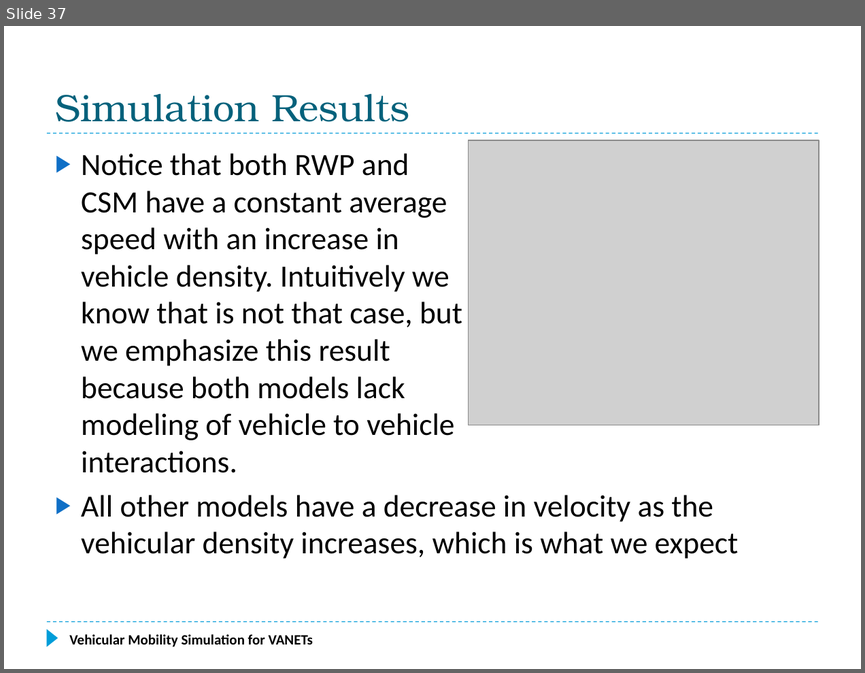
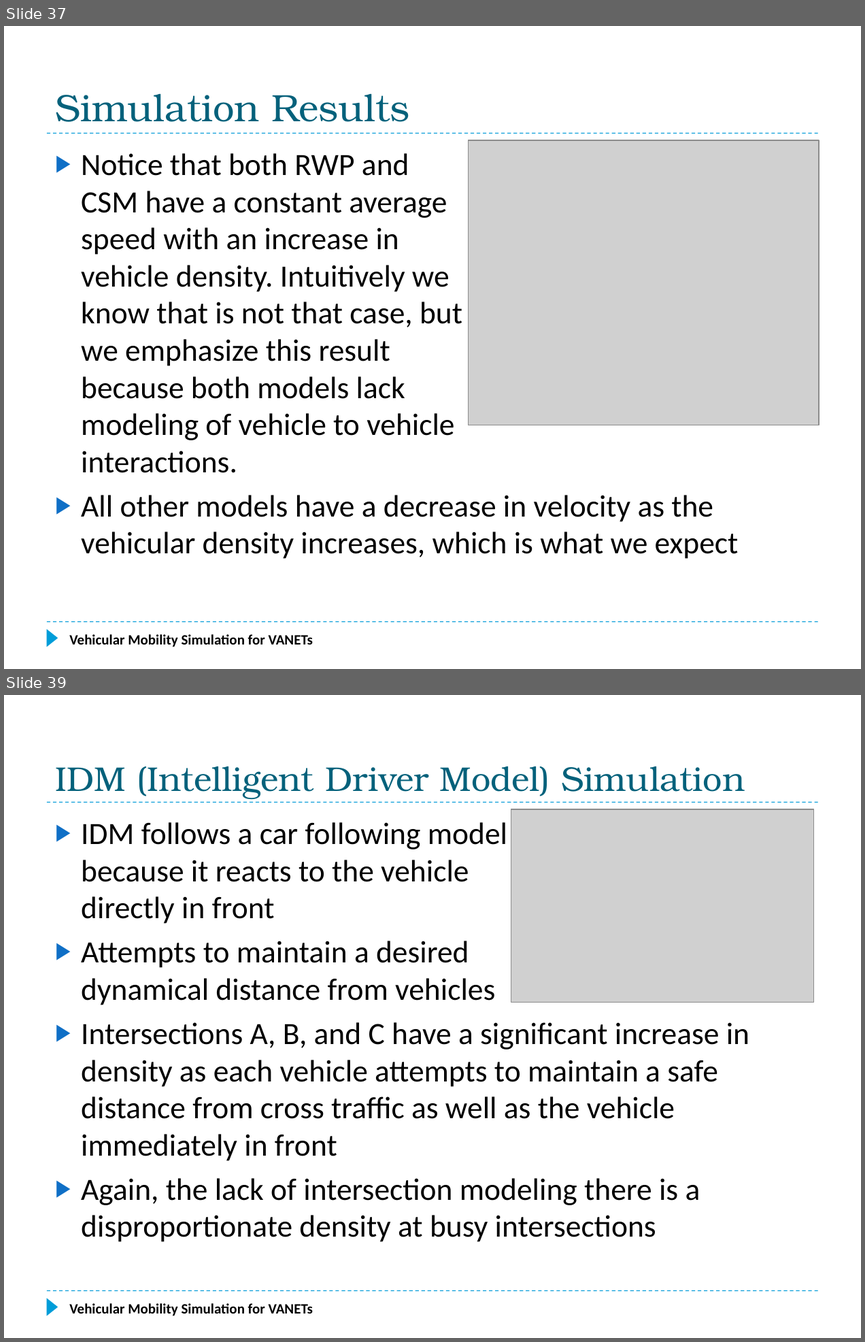
Before and after one commit to f33losopher/EEMaster_VANET, a slide deck: VANET_Felix.pptx. Shown one above the other, each under a label of ours: slide 37 before the commit, slides 37 and 39 after it; the slides between them are not shown. The pictures are 865x673 and 865x1342 pixels, drawn with LibreOffice and Linux fonts; fonts in the diff are those of the drawing; grey boxes stand for pictures. Boxes give left, top, right and bottom in pixels: in the first picture for what was removed or moved away, otherwise in the second. Text is boxed around its words. In the diff, an @@ line names an element or a change of style, - is before the commit and + after.

Commit message:
Finished the Simulation on PPT

```diff
--- a/VANET_Felix.pptx
+++ b/VANET_Felix.pptx
@@ slide 39 added at <box>4,695,861,1338</box>, background #FFFFFF; not listed: 3 template elements that a slide beside it also shows @@
@@ title added at <box>55,766,745,798</box>, 28.8 pt, text #04617B @@
+IDM (Intelligent Driver Model) Simulation
@@ picture added at <box>511,809,814,1002</box> @@
@@ text added at <box>81,822,749,1242</box>, 26 pt, text #000000 @@
+▶ IDM follows a car following model
+  because it reacts to the vehicle
+  directly in front
+▶ Attempts to maintain a desired
+  dynamical distance from vehicles
+▶ Intersections A, B, and C have a significant increase in density as each vehicle attempts to maintain a safe distance from cross traffic as well as the vehicle immediately in front
+▶ Again, the lack of intersection modeling there is a disproportionate density at busy intersections
@@ text added at <box>69,1303,313,1316</box>, 12 pt, text #000000, bold @@
+Vehicular Mobility Simulation for VANETs
```
Also in this commit, not shown: 1 slide changed, 5 other slides added, 1 other file.
